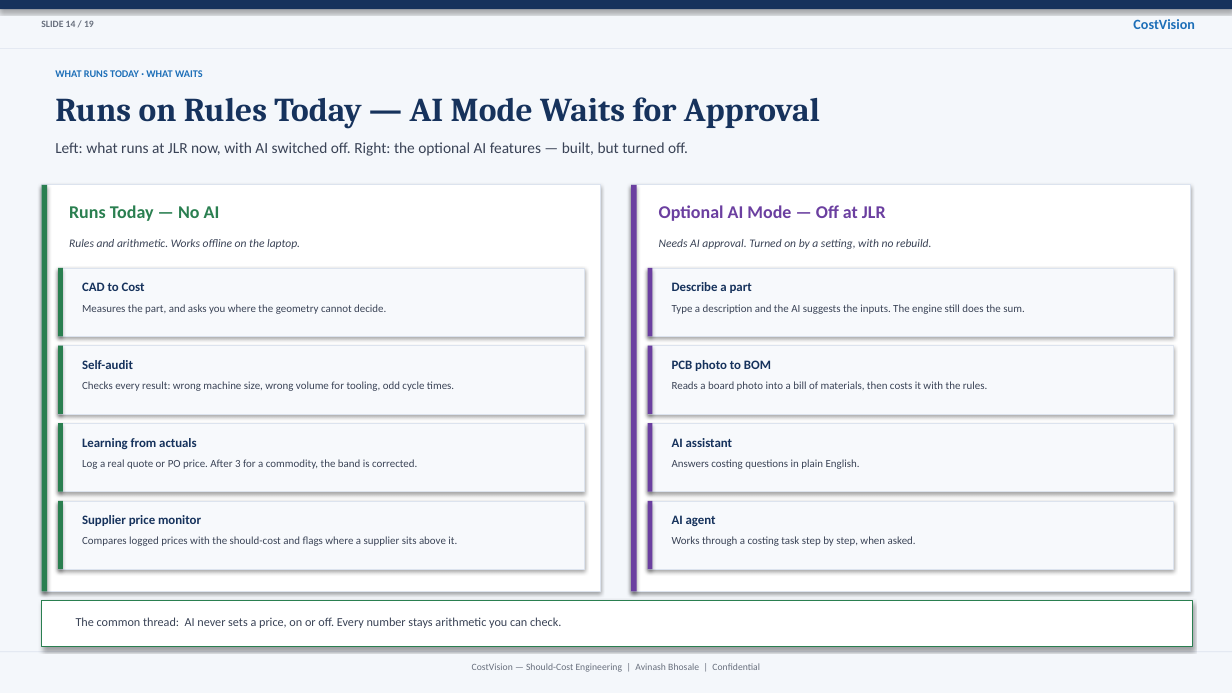
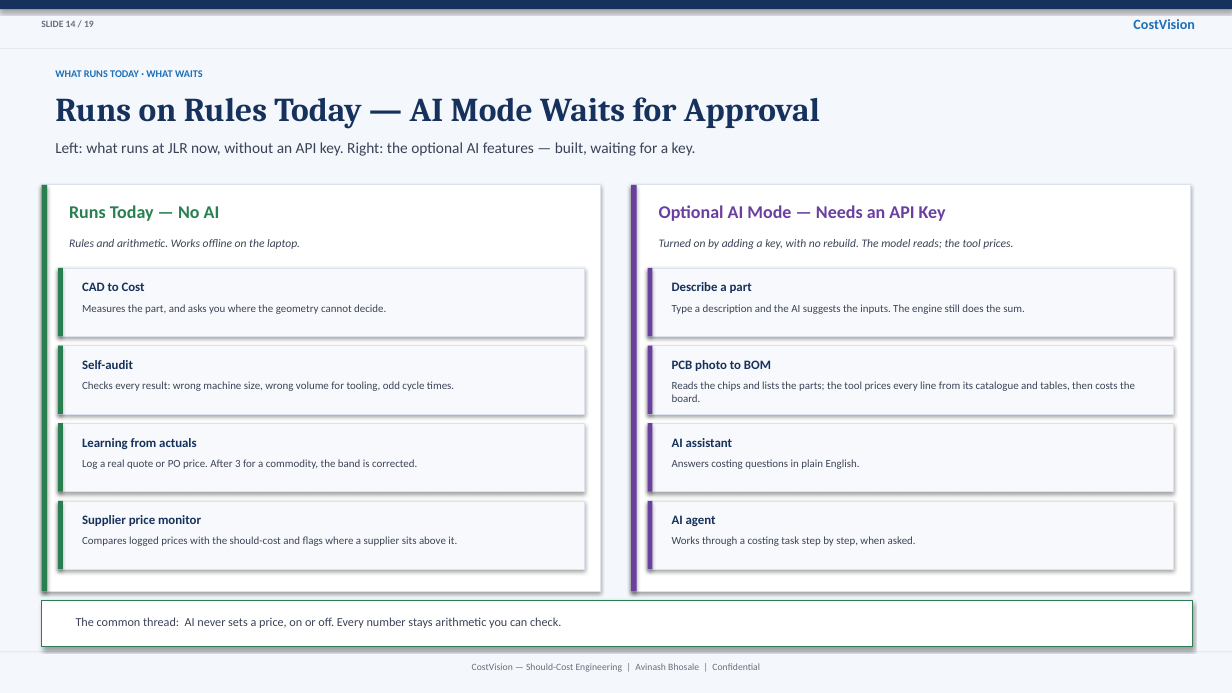
Before and after one commit to bhosaleavinash546/leamington-marathi, a slide deck: slide 14 of CostVision-Executive-Presentation.pptx. Drawn at 1232x693 pixels with LibreOffice and Linux fonts; fonts in the diff are those of the drawing. Boxes give left, top, right and bottom in pixels: in the first picture for what was removed or moved away, otherwise in the second. Text is boxed around its words. In the diff, an @@ line names an element or a change of style, - is before the commit and + after.

```diff
--- a/CostVision-Executive-Presentation.pptx
+++ b/CostVision-Executive-Presentation.pptx
@@ text at box(55, 142, 696, 156): text changed @@
-Left: what runs at JLR now, with AI switched off. Right: the optional AI features — built, but turned off.
+Left: what runs at JLR now, without an API key. Right: the optional AI features — built, waiting for a key.
@@ text at box(659, 205, 946, 221): text changed @@
-Optional AI Mode — Off at JLR
+Optional AI Mode — Needs an API Key
@@ text at box(659, 239, 1013, 249): text changed @@
-Needs AI approval. Turned on by a setting, with no rebuild.
+Turned on by adding a key, with no rebuild. The model reads; the tool prices.
@@ text at box(672, 381, 1135, 402): text changed @@
-Reads a board photo into a bill of materials, then costs it with the rules.
+Reads the chips and lists the parts; the tool prices every line from its catalogue and tables, then costs the board.
```
Also in this commit, not shown: 3 other slides changed, 18 other files.
